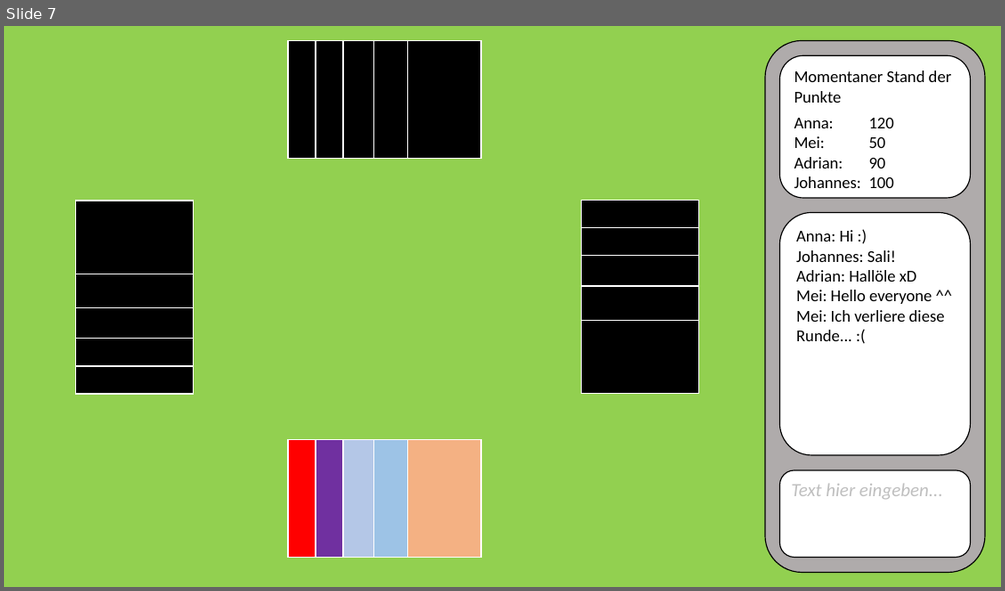
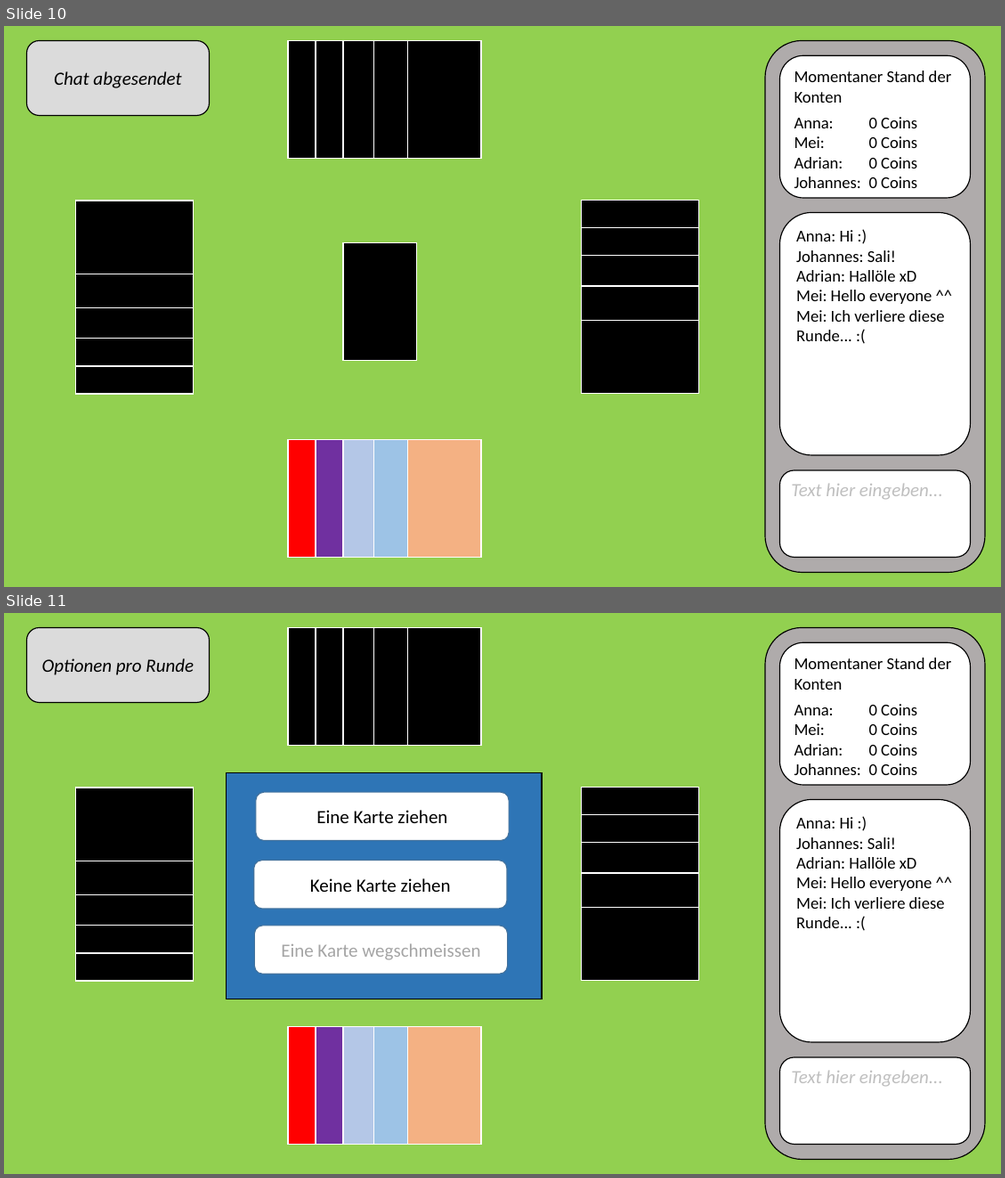
Before and after one commit to jnussbaum/TheBachelorsChaseGame, a slide deck: documents/Meilensteine/Meilenstein I/mockup.pptx. Shown one above the other, each under a label of ours: slide 7 before the commit, slides 10 and 11 after it. The pictures are 1005x591 and 1005x1178 pixels, drawn with LibreOffice and Linux fonts; fonts in the diff are those of the drawing. Boxes give left, top, right and bottom in pixels: in the first picture for what was removed or moved away, otherwise in the second. Text is boxed around its words. In the diff, an @@ line names an element or a change of style, - is before the commit and + after.

```diff
--- a/documents/Meilensteine/Meilenstein I/mockup.pptx
+++ b/documents/Meilensteine/Meilenstein I/mockup.pptx
@@ slide 11 added at [4, 613, 1001, 1174], background #FFFFFF @@
@@ rectangle added at [4, 613, 1001, 1174], fill #92D050, outline #92D050 1 pt @@
@@ rounded rectangle added at [26, 628, 209, 703], fill #DBDBDB, outline #000000 1 pt, 18 pt, text #000000, italic @@
+Optionen pro Runde
@@ group added at [288, 628, 481, 746]: 5 rectangles @@
@@ rounded rectangle added at [765, 628, 985, 1159], fill #AFABAB, outline #000000 1 pt @@
@@ rounded rectangle added at [779, 643, 971, 785], fill #FFFFFF, outline #000000 1 pt, 16 pt, text #000000 @@
+Momentaner Stand der Konten
+Anna: 0 Coins
+Mei: 0 Coins
+Adrian: 0 Coins
+Johannes: 0 Coins
@@ rectangle added at [226, 772, 542, 999], fill #2E75B6, outline #000000 1 pt @@
@@ group added at [75, 787, 193, 981]: 5 rectangles @@
@@ rounded rectangle added at [256, 793, 509, 841], fill #FFFFFF, outline #43739E 1 pt, 18 pt, text #000000 @@
+Eine Karte ziehen
@@ rounded rectangle added at [779, 799, 971, 1041], fill #FFFFFF, outline #000000 1 pt, 16 pt, text #000000 @@
+Anna: Hi :)
+Johannes: Sali!
+Adrian: Hallöle xD
+Mei: Hello everyone ^^
+Mei: Ich verliere diese Runde... :(
@@ rounded rectangle added at [254, 860, 507, 908], fill #FFFFFF, outline #43739E 1 pt, 18 pt, text #000000 @@
+Keine Karte ziehen
@@ rounded rectangle added at [254, 925, 507, 974], fill #FFFFFF, outline #43739E 1 pt, 18 pt, text #A5A5A5 @@
+Eine Karte wegschmeissen
@@ group added at [581, 787, 698, 981]: 5 rectangles @@
@@ rectangle added at [288, 1027, 362, 1144], fill #FF0000, outline #FFFFFF 1 pt @@
@@ rectangle added at [316, 1027, 389, 1144], fill #7030A0, outline #FFFFFF 1 pt @@
@@ rectangle added at [343, 1027, 417, 1144], fill #B4C7E7, outline #FFFFFF 1 pt @@
@@ rectangle added at [373, 1027, 446, 1144], fill #9DC3E6, outline #FFFFFF 1 pt @@
@@ rectangle added at [408, 1027, 481, 1144], fill #F4B183, outline #FFFFFF 1 pt @@
@@ rounded rectangle added at [779, 1057, 971, 1144], fill #FFFFFF, outline #000000 1 pt, 18 pt, text #BFBFBF, italic @@
+Text hier eingeben...
@@ what was slide 7 is now slide 10 @@
@@ slide 10 changed as well @@
@@ rounded rectangle added at [26, 41, 209, 116], fill #DBDBDB, outline #000000 1 pt, 18 pt, text #000000, italic @@
+Chat abgesendet
@@ text in rounded rectangle at [794, 70, 952, 188]: text changed @@
-Momentaner Stand der Punkte
-Anna: 120
-Mei: 50
-Adrian: 90
-Johannes: 100
+Momentaner Stand der Konten
+Anna: 0 Coins
+Mei: 0 Coins
+Adrian: 0 Coins
+Johannes: 0 Coins
@@ rectangle added at [343, 243, 417, 361], fill #000000, outline #FFFFFF 1 pt @@
```
Also in this commit, not shown: 6 other slides changed, 7 other slides added.
